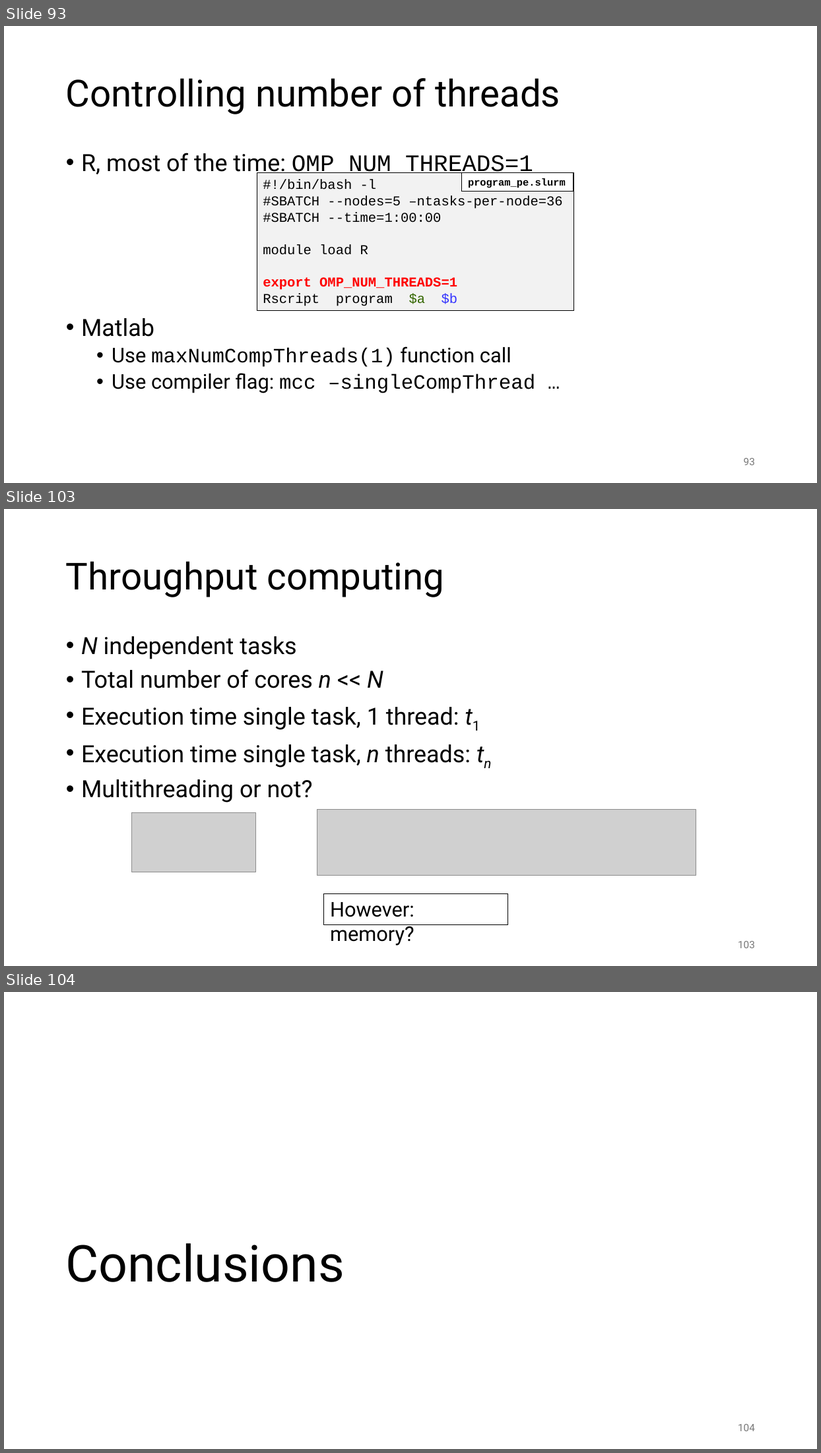
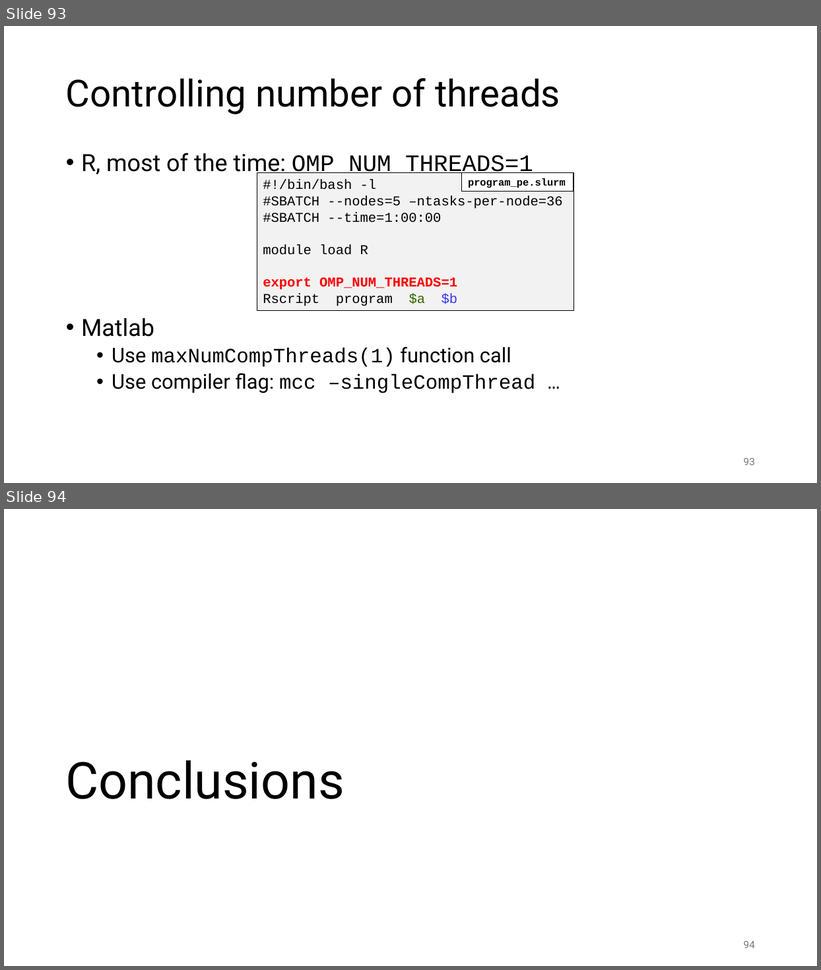
Before and after one commit to gjbex/Workflows-for-HPC, a slide deck: workflow_for_HPC.pptx. Shown one above the other, each under a label of ours: slides 93, 103 and 104 before the commit, slides 93 and 94 after it; the slides between them are not shown. The pictures are 821x1453 and 821x970 pixels, drawn with LibreOffice and Linux fonts; fonts in the diff are those of the drawing; grey boxes stand for pictures. Boxes give left, top, right and bottom in pixels: in the first picture for what was removed or moved away, otherwise in the second. Text is boxed around its words. In the diff, an @@ line names an element or a change of style, - is before the commit and + after.

```diff
--- a/workflow_for_HPC.pptx
+++ b/workflow_for_HPC.pptx
@@ slide 103 removed at (4,509,817,966), background #FFFFFF @@
@@ title removed at (66,561,445,597) @@
-Throughput computing
@@ text removed at (81,636,471,803) @@
-• N independent tasks
-• Total number of cores n << N
-• Execution time single task, 1 thread: t1
-• Execution time single task, n threads: tn
-• Multithreading or not?
@@ picture removed at (132,813,256,873) @@
@@ picture removed at (318,810,696,875) @@
@@ rectangle removed at (324,894,508,925) @@
-However: memory?
@@ page number removed at (738,941,755,949) @@
-103
@@ what was slide 104 is now slide 94 @@
@@ page number at (744,941,755,949): text changed @@
-104
+94
```
Also in this commit, not shown: 9 other slides removed.
